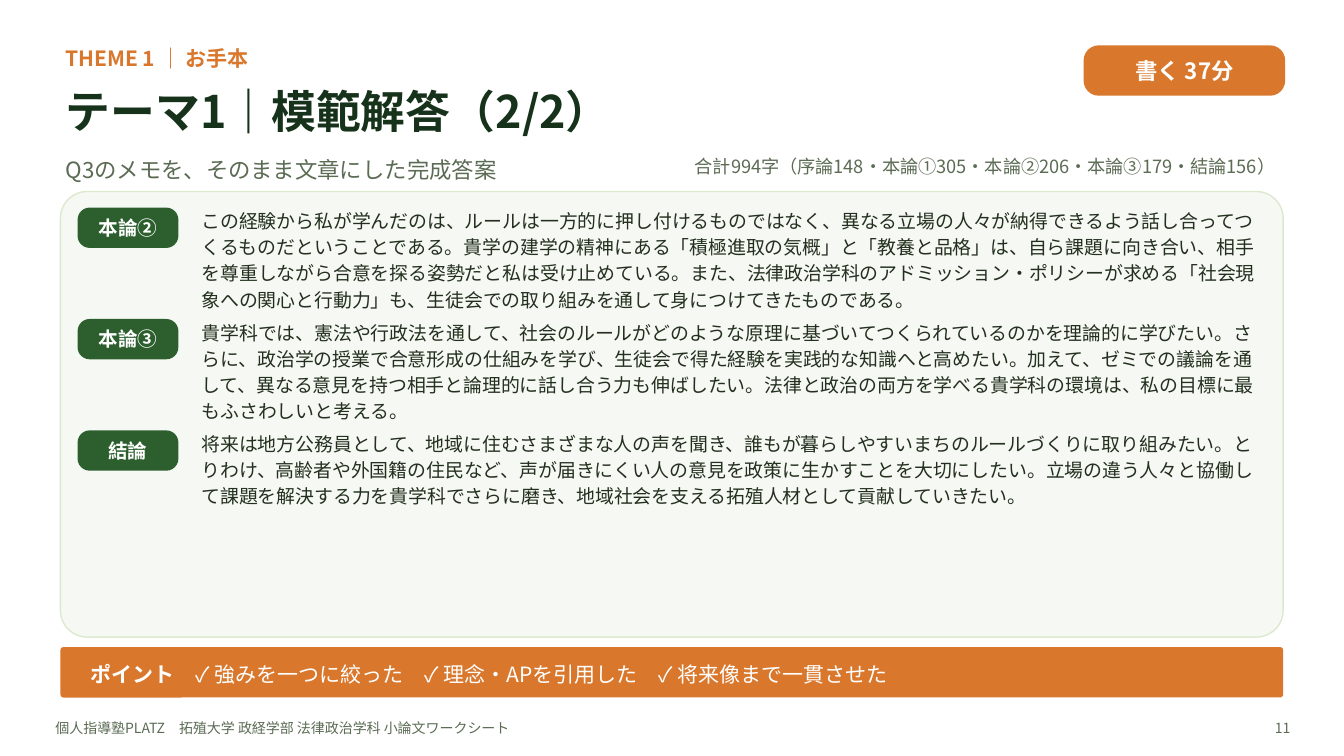
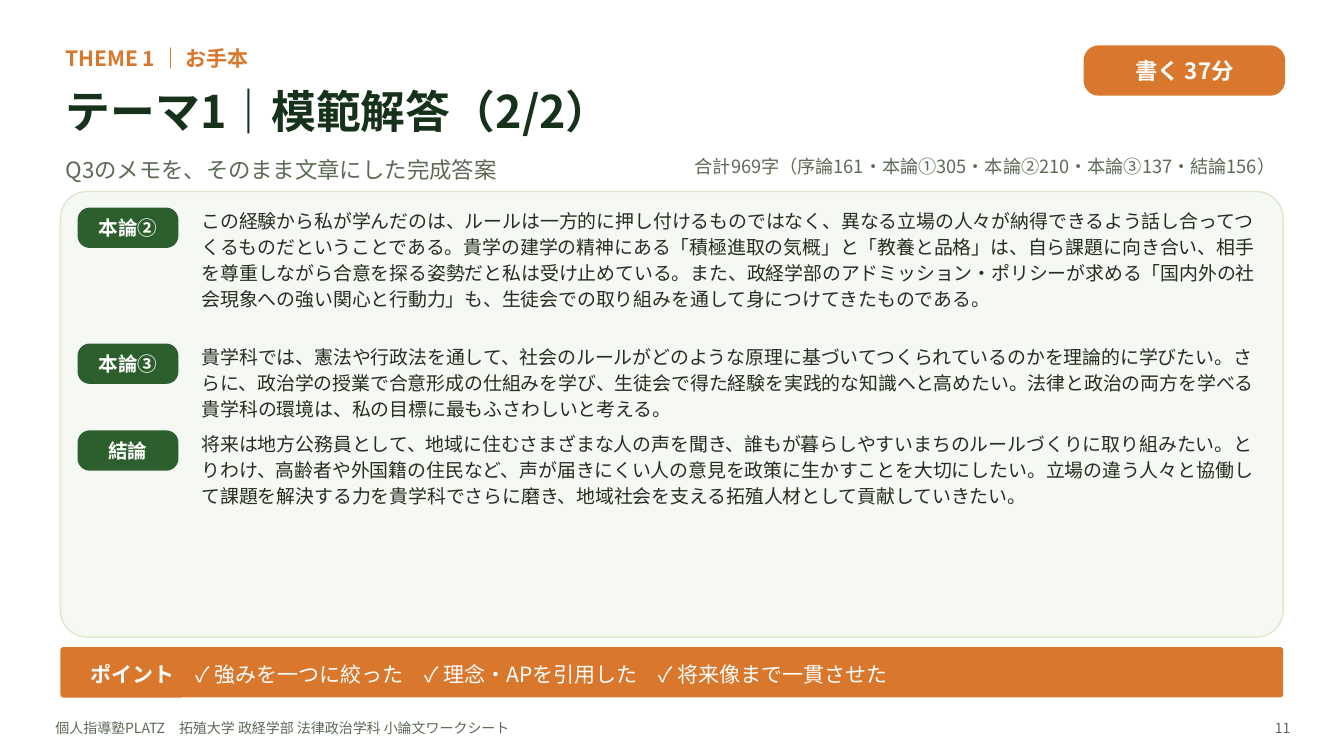
Before and after one commit to platzgod/PLATZAI-, a slide deck: slide 11 of 小論文添削（ショー）/ワークシート/拓殖大学_政経学部法律政治学科/拓殖大学_政経学部法律政治学科_小論文ワークシート.pptx. Drawn at 1344x756 pixels with LibreOffice and Linux fonts; fonts in the diff are those of the drawing. Boxes give left, top, right and bottom in pixels: in the first picture for what was removed or moved away, otherwise in the second. Text is boxed around its words. In the diff, an @@ line names an element or a change of style, - is before the commit and + after.

```diff
--- a/小論文添削（ショー）/ワークシート/拓殖大学_政経学部法律政治学科/拓殖大学_政経学部法律政治学科_小論文ワークシート.pptx
+++ b/小論文添削（ショー）/ワークシート/拓殖大学_政経学部法律政治学科/拓殖大学_政経学部法律政治学科_小論文ワークシート.pptx
@@ text at (695,157,1275,175): text changed @@
-合計994字（序論148・本論①305・本論②206・本論③179・結論156）
+合計969字（序論161・本論①305・本論②210・本論③137・結論156）
@@ text at (202,212,1255,308): text changed @@
-この経験から私が学んだのは、ルールは一方的に押し付けるものではなく、異なる立場の人々が納得できるよう話し合ってつくるものだということである。貴学の建学の精神にある「積極進取の気概」と「教養と品格」は、自ら課題に向き合い、相手を尊重しながら合意を探る姿勢だと私は受け止めている。また、法律政治学科のアドミッション・ポリシーが求める「社会現象への関心と行動力」も、生徒会での取り組みを通して身につけてきたものである。
+この経験から私が学んだのは、ルールは一方的に押し付けるものではなく、異なる立場の人々が納得できるよう話し合ってつくるものだということである。貴学の建学の精神にある「積極進取の気概」と「教養と品格」は、自ら課題に向き合い、相手を尊重しながら合意を探る姿勢だと私は受け止めている。また、政経学部のアドミッション・ポリシーが求める「国内外の社会現象への強い関心と行動力」も、生徒会での取り組みを通して身につけてきたものである。
@@ rounded rectangle "本論③": place and size @@
-rounded rectangle "本論③" at (78,320,178,360)
+rounded rectangle "本論③" at (78,344,178,384)
@@ text at (202,348,1254,418): text changed @@
-貴学科では、憲法や行政法を通して、社会のルールがどのような原理に基づいてつくられているのかを理論的に学びたい。さらに、政治学の授業で合意形成の仕組みを学び、生徒会で得た経験を実践的な知識へと高めたい。加えて、ゼミでの議論を通して、異なる意見を持つ相手と論理的に話し合う力も伸ばしたい。法律と政治の両方を学べる貴学科の環境は、私の目標に最もふさわしいと考える。
+貴学科では、憲法や行政法を通して、社会のルールがどのような原理に基づいてつくられているのかを理論的に学びたい。さらに、政治学の授業で合意形成の仕組みを学び、生徒会で得た経験を実践的な知識へと高めたい。法律と政治の両方を学べる貴学科の環境は、私の目標に最もふさわしいと考える。
```
Also in this commit, not shown: 11 other slides changed, 6 other files.
